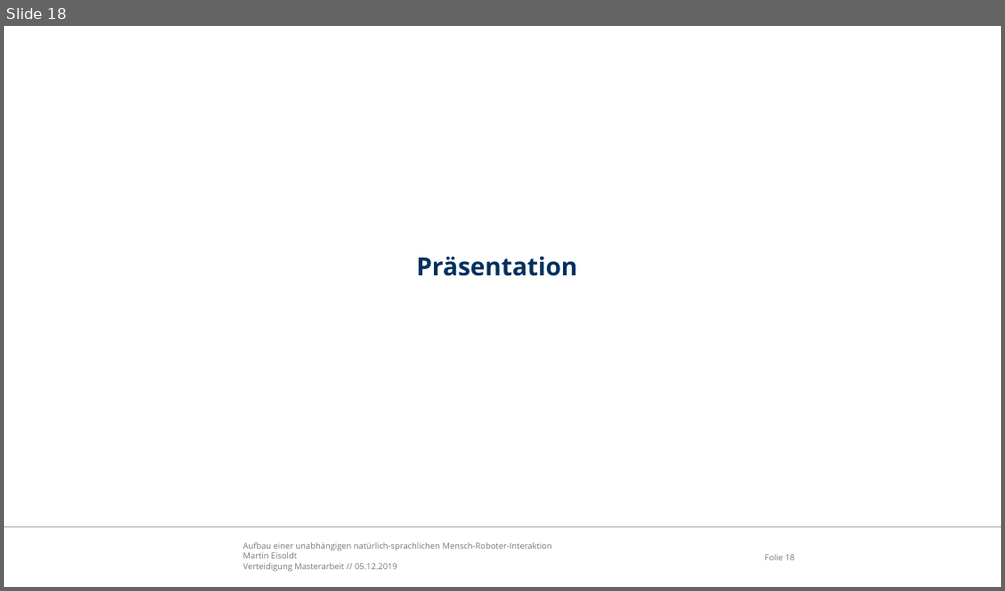
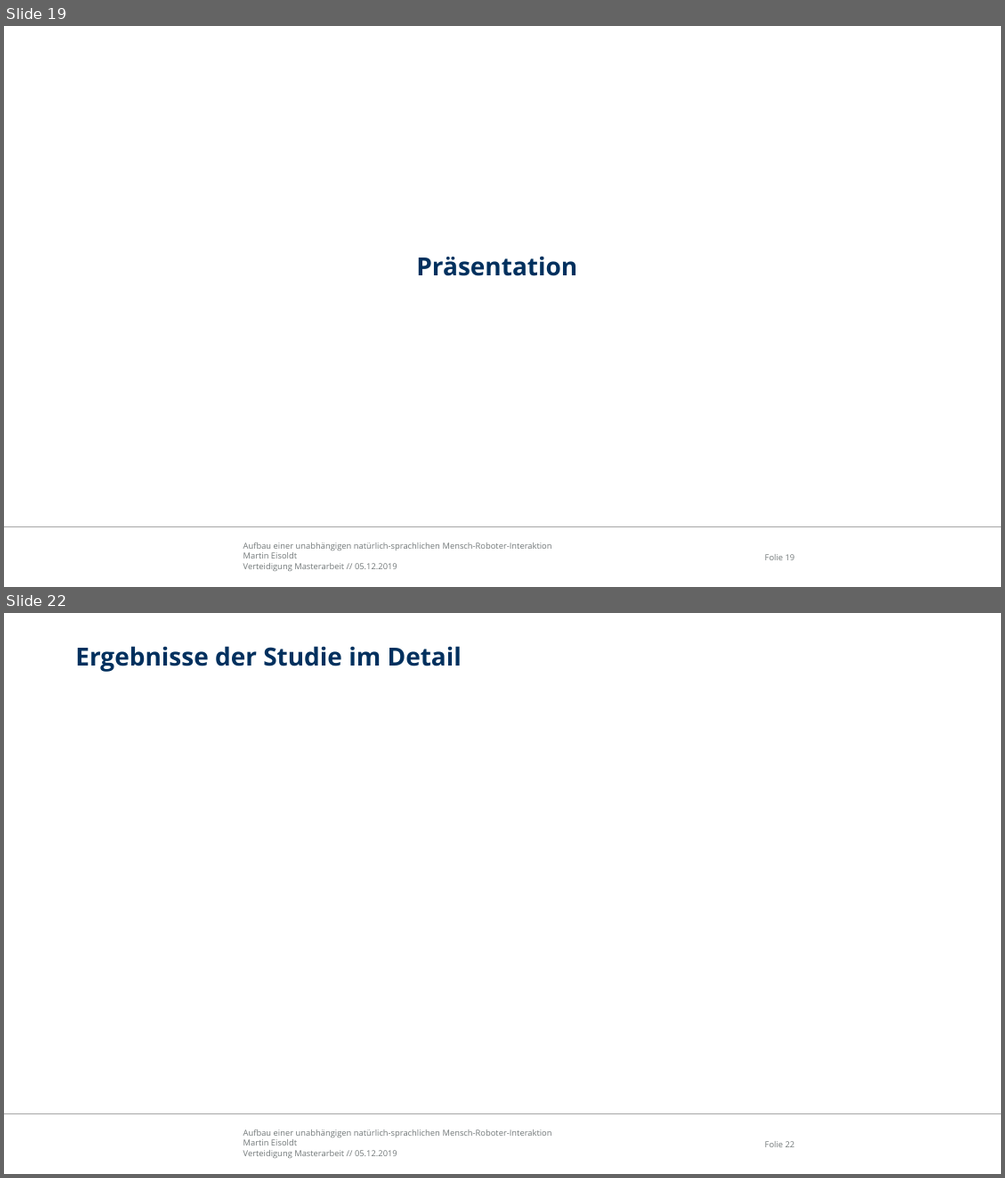
Before and after one commit to edegeyer/masterarbeit, a slide deck: verteidigung/verteidigung.pptx. Shown one above the other, each under a label of ours: slide 18 before the commit, slides 19 and 22 after it; the slides between them are not shown. The pictures are 1005x591 and 1005x1178 pixels, drawn with LibreOffice and Linux fonts; fonts in the diff are those of the drawing; background and template pictures are left out. Boxes give left, top, right and bottom in pixels: in the first picture for what was removed or moved away, otherwise in the second. Text is boxed around its words. In the diff, an @@ line names an element or a change of style, - is before the commit and + after.

```diff
--- a/verteidigung/verteidigung.pptx
+++ b/verteidigung/verteidigung.pptx
@@ slide 22 added at <box>4,613,1001,1174</box>, background #FFFFFF; not listed: 3 template elements that a slide beside it also shows @@
@@ title added at <box>75,646,461,672</box>, 24 pt, text #00305E, bold @@
+Ergebnisse der Studie im Detail
@@ what was slide 18 is now slide 19 @@
```
Also in this commit, not shown: 9 slides changed, 5 other slides added, 1 slide removed.
